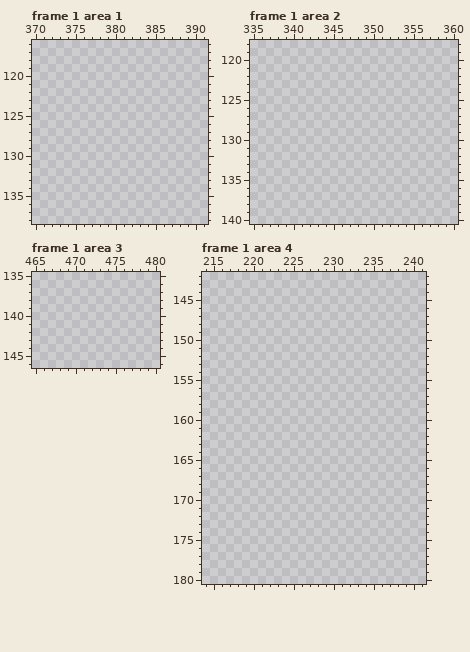
A pixel-art file gets an edit: resources/collection.ase. The first picture shows the starting point.
1024x1024 pixels, 12 frames. Colours within 5 levels of each other are drawn and written as one. Shown: frame 1 area 1: x 370..391, y 116..138; frame 1 area 2: x 335..360, y 118..140; frame 1 area 3: x 465..480, y 135..146; frame 1 area 4: x 214..241, y 142..180. The commit also changed other frames or places, which this record leaves out.
And afterwards:
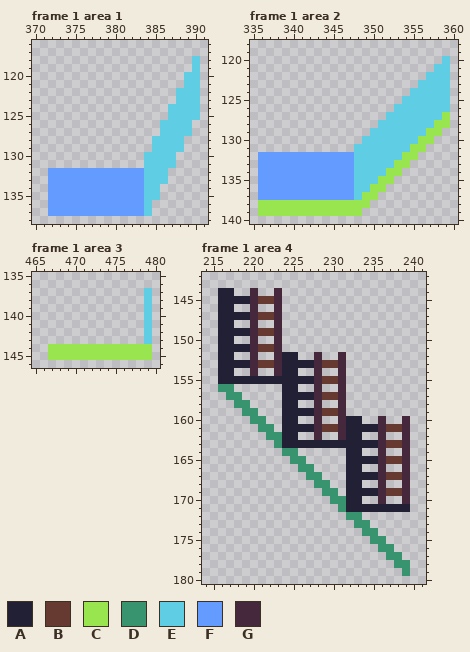
Palette (. is transparent): A #222034  B #663931  C #99e550  D #37946e  E #5fcde4  F #639bff  G #45283c
The edit:
Changed rows in their new state; - is an unchanged pixel.
Frame 1 area 1, layer "pixels":
first column x 372:
118 ------------------E
119 ------------------E
120 -----------------EE
121 -----------------EE
122 ----------------EEE
123 ----------------EEE
124 ---------------EEEE
125 ---------------EEEE
126 --------------EEEE-
127 --------------EEEE-
128 -------------EEEE--
129 -------------EEEE--
130 ------------EEEE---
131 ------------EEEE---
132 FFFFFFFFFFFFEEE----
133 FFFFFFFFFFFFEEE----
134 FFFFFFFFFFFFEE-----
135 FFFFFFFFFFFFEE-----
136 FFFFFFFFFFFFE------
137 FFFFFFFFFFFFE------
Frame 1 area 2, layer "pixels":
first column x 336:
120 -----------------------E
121 ----------------------EE
122 ---------------------EEE
123 --------------------EEEE
124 -------------------EEEEE
125 ------------------EEEEEE
126 -----------------EEEEEEE
127 ----------------EEEEEEEC
128 ---------------EEEEEEECC
129 --------------EEEEEEECC-
130 -------------EEEEEEECC--
131 ------------EEEEEEECC---
132 FFFFFFFFFFFFEEEEEECC----
133 FFFFFFFFFFFFEEEEECC-----
134 FFFFFFFFFFFFEEEECC------
135 FFFFFFFFFFFFEEECC-------
136 FFFFFFFFFFFFEECC--------
137 FFFFFFFFFFFFECC---------
138 CCCCCCCCCCCCCC----------
139 CCCCCCCCCCCCC-----------
Frame 1 area 3, layer "pixels":
first column x 467:
137 ------------E
138 ------------E
139 ------------E
140 ------------E
141 ------------E
142 ------------E
143 ------------E
144 CCCCCCCCCCCCC
145 CCCCCCCCCCCCC
Frame 1 area 4, layer "pixels":
first column x 216:
144 AA--G--G----------------
145 AAAAGBBG----------------
146 AA--G--G----------------
147 AAAAGBBG----------------
148 AA--G--G----------------
149 AAAAGBBG----------------
150 AA--G--G----------------
151 AAAAGBBG----------------
152 AA--G--GAA--G--G--------
153 AAAAGBBGAAAAGBBG--------
154 AA--G--GAA--G--G--------
155 AAAAAAAAAAAAGBBG--------
156 DD------AA--G--G--------
157 -DD-----AAAAGBBG--------
158 --DD----AA--G--G--------
159 ---DD---AAAAGBBG--------
160 ----DD--AA--G--GAA--G--G
161 -----DD-AAAAGBBGAAAAGBBG
162 ------DDAA--G--GAA--G--G
163 -------DAAAAAAAAAAAAGBBG
164 --------DD------AA--G--G
165 ---------DD-----AAAAGBBG
166 ----------DD----AA--G--G
167 -----------DD---AAAAGBBG
168 ------------DD--AA--G--G
169 -------------DD-AAAAGBBG
170 --------------DDAA--G--G
171 ---------------DAAAAAAAA
172 ----------------DD------
173 -----------------DD-----
174 ------------------DD----
175 -------------------DD---
176 --------------------DD--
177 ---------------------DD-
178 ----------------------DD
179 -----------------------D
Pixel boxes of the changes (left, top, right, bottom) in both pictures:
added: (48, 56, 200, 216)
added: (258, 56, 450, 216)
added: (48, 288, 152, 360)
added: (218, 288, 410, 576)
